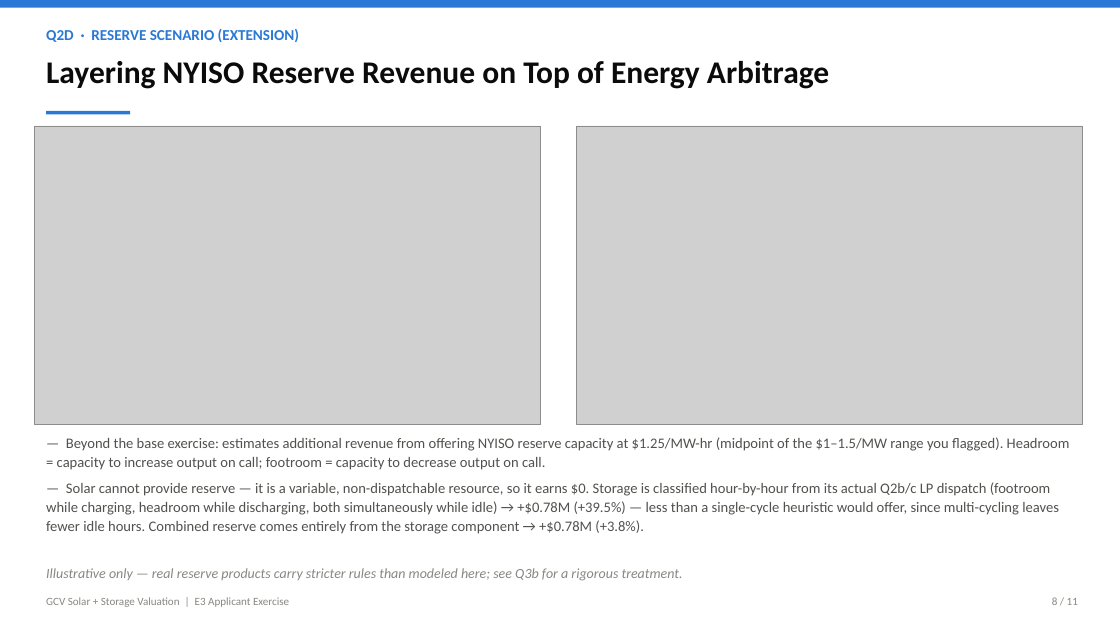
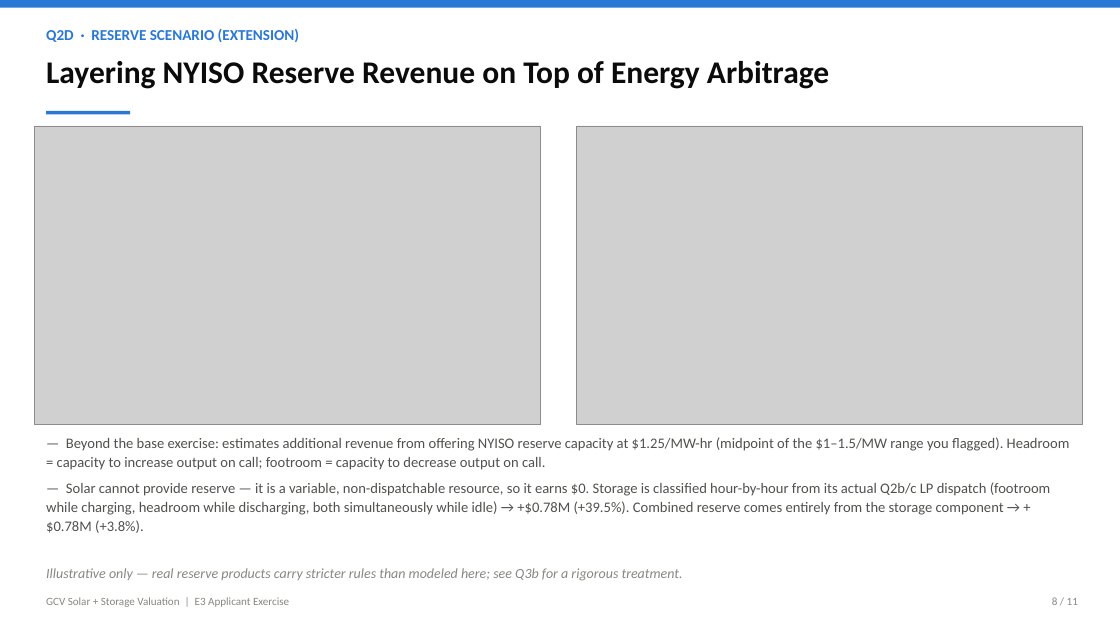
Before and after one commit to Yifueveding/E3_work_task, a slide deck: slide 8 of GCV_Solar_Storage_Valuation.pptx. Drawn at 1120x630 pixels with LibreOffice and Linux fonts; fonts in the diff are those of the drawing; grey boxes stand for pictures. Boxes give left, top, right and bottom in pixels: in the first picture for what was removed or moved away, otherwise in the second. Text is boxed around its words. In the diff, an @@ line names an element or a change of style, - is before the commit and + after.

```diff
--- a/GCV_Solar_Storage_Valuation.pptx
+++ b/GCV_Solar_Storage_Valuation.pptx
@@ text at [46,482,1051,533]: text changed @@
-— Solar cannot provide reserve — it is a variable, non-dispatchable resource, so it earns $0. Storage is classified hour-by-hour from its actual Q2b/c LP dispatch (footroom while charging, headroom while discharging, both simultaneously while idle) → +$0.78M (+39.5%) — less than a single-cycle heuristic would offer, since multi-cycling leaves fewer idle hours. Combined reserve comes entirely from the storage component → +$0.78M (+3.8%).
+— Solar cannot provide reserve — it is a variable, non-dispatchable resource, so it earns $0. Storage is classified hour-by-hour from its actual Q2b/c LP dispatch (footroom while charging, headroom while discharging, both simultaneously while idle) → +$0.78M (+39.5%). Combined reserve comes entirely from the storage component → +$0.78M (+3.8%).
```
Also in this commit, not shown: 2 other slides changed, 9 other files.
